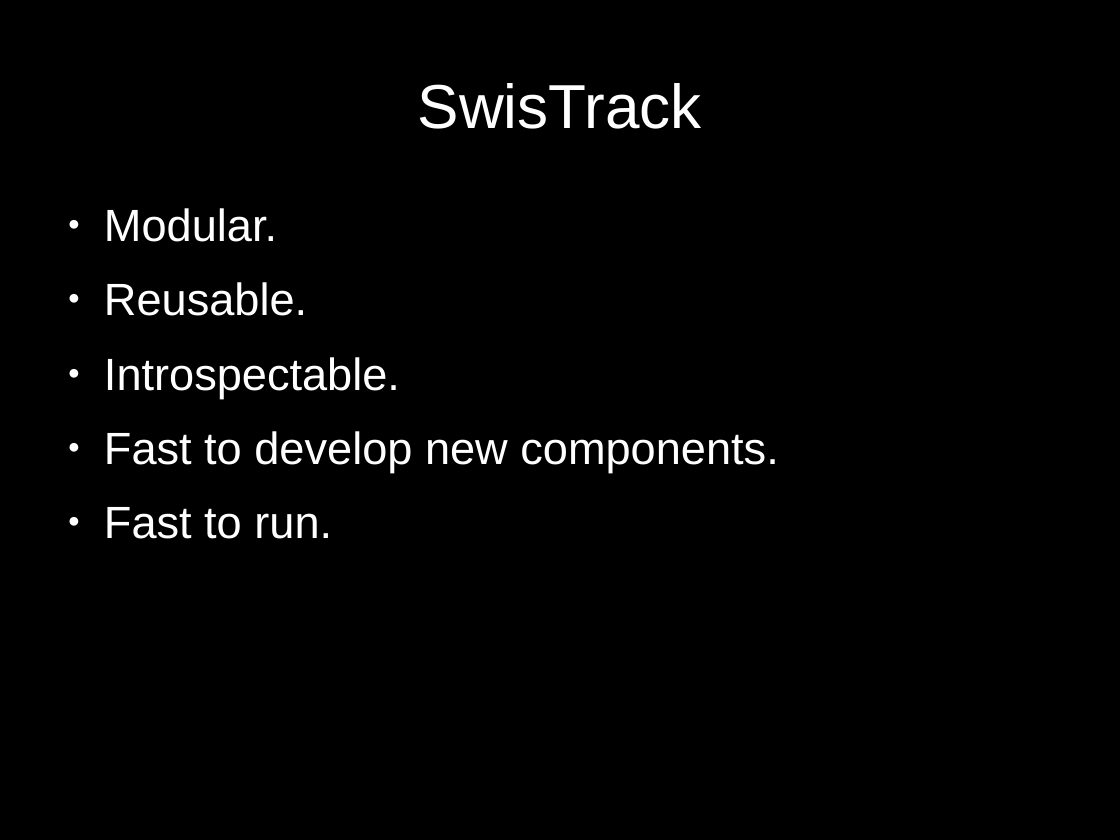
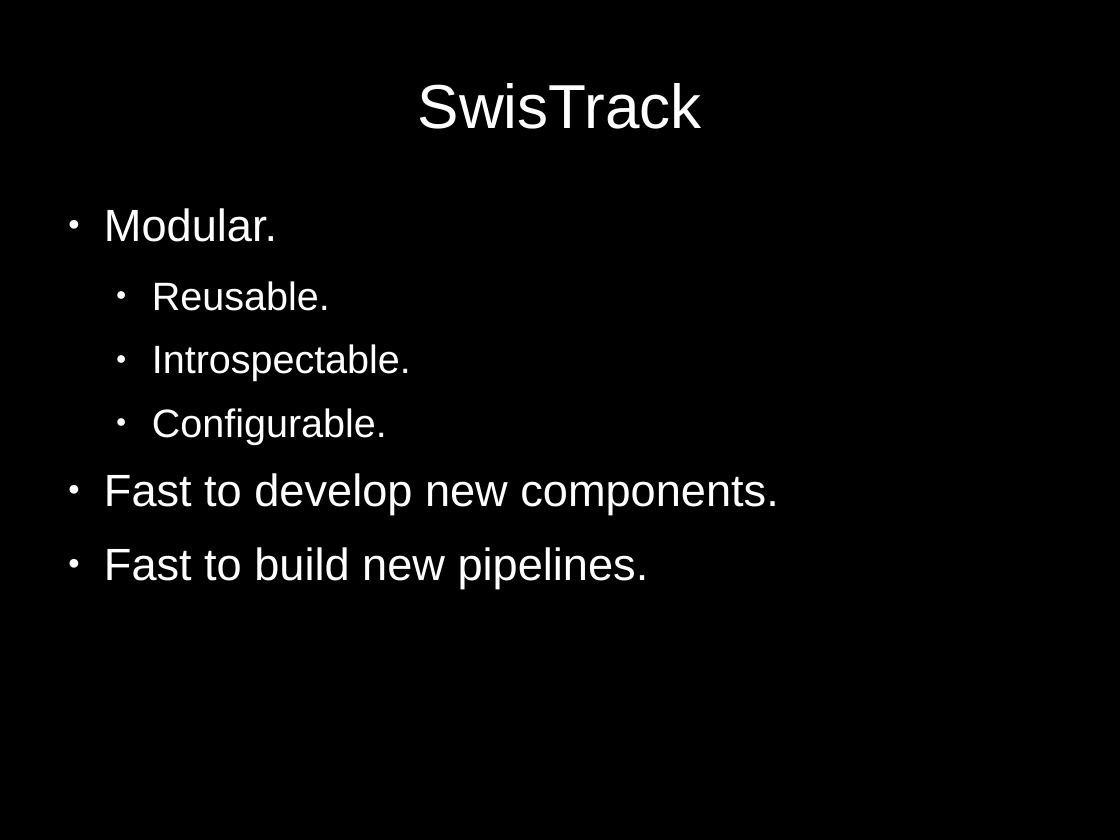
Before and after one commit to d28b/swistrack, a slide deck: slide 3 of Doc/tutorial.stefie10.06.2009/tutorialSlides.odp (slide 4 before the commit). Drawn at 1120x840 pixels with LibreOffice and Linux fonts; fonts in the diff are those of the drawing. Boxes give left, top, right and bottom in pixels: in the first picture for what was removed or moved away, otherwise in the second. Text is boxed around its words. In the diff, an @@ line names an element or a change of style, - is before the commit and + after.

```diff
--- a/Doc/tutorial.stefie10.06.2009/tutorialSlides.odp
+++ b/Doc/tutorial.stefie10.06.2009/tutorialSlides.odp
@@ text at (152,281,411,381): size 32 to 28 pt in "Reusable.", "Introspectable."; list level 1 to 2 in "Reusable."; list level 1 to 2 in "Introspectable." @@
@@ text at (152,408,387,444): paragraph added @@
+  ● Configurable.
@@ text at (104,547,649,589): text changed @@
-● Fast to run.
+● Fast to build new pipelines.
```
Also in this commit, not shown: 10 other slides changed, 12 slides added, 8 slides removed, 7 other files.
